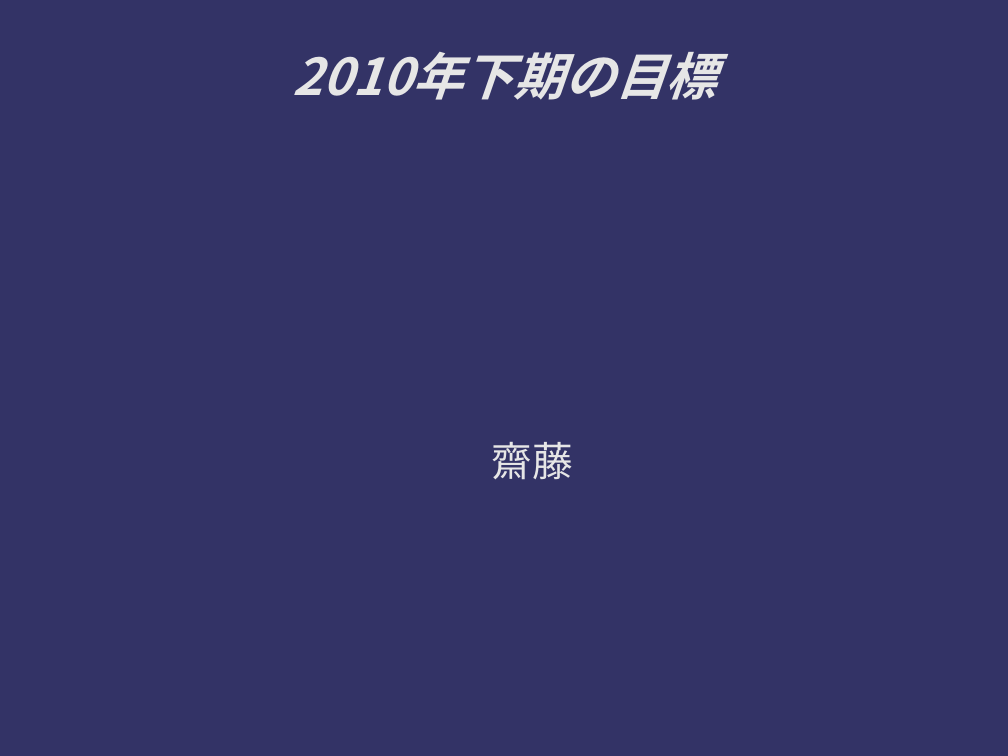
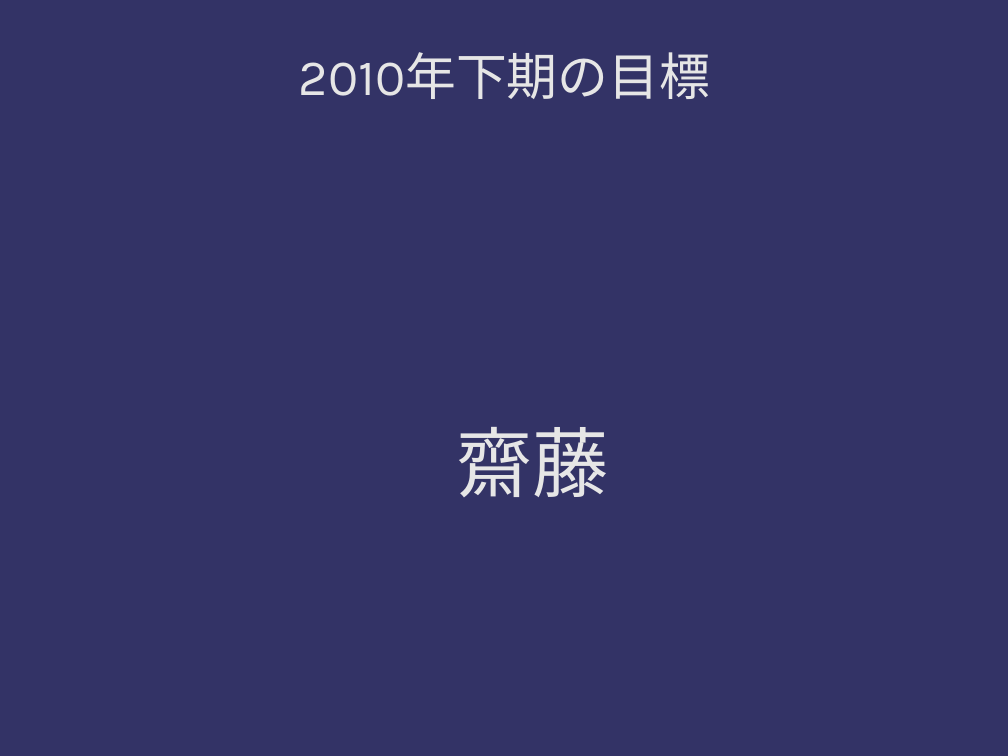
Before and after one commit to red13/presentations, a slide deck: slide 1 of android_20101120/2h_target.odp. Drawn at 1008x756 pixels with LibreOffice and Linux fonts; fonts in the diff are those of the drawing; background and template pictures are left out. Boxes give left, top, right and bottom in pixels: in the first picture for what was removed or moved away, otherwise in the second. Text is boxed around its words. In the diff, an @@ line names an element or a change of style, - is before the commit and + after.

```diff
--- a/android_20101120/2h_target.odp
+++ b/android_20101120/2h_target.odp
@@ title "2010年下期の目標" at (299,52,710,99): font Noto Sans CJK JP to Karla, bold off, italic off @@
@@ subtitle "齋藤" at (456,427,608,497): size 32 to 60 pt @@
```
Also in this commit, not shown: 2 other slides changed, 16 slides added, 1 other file.
